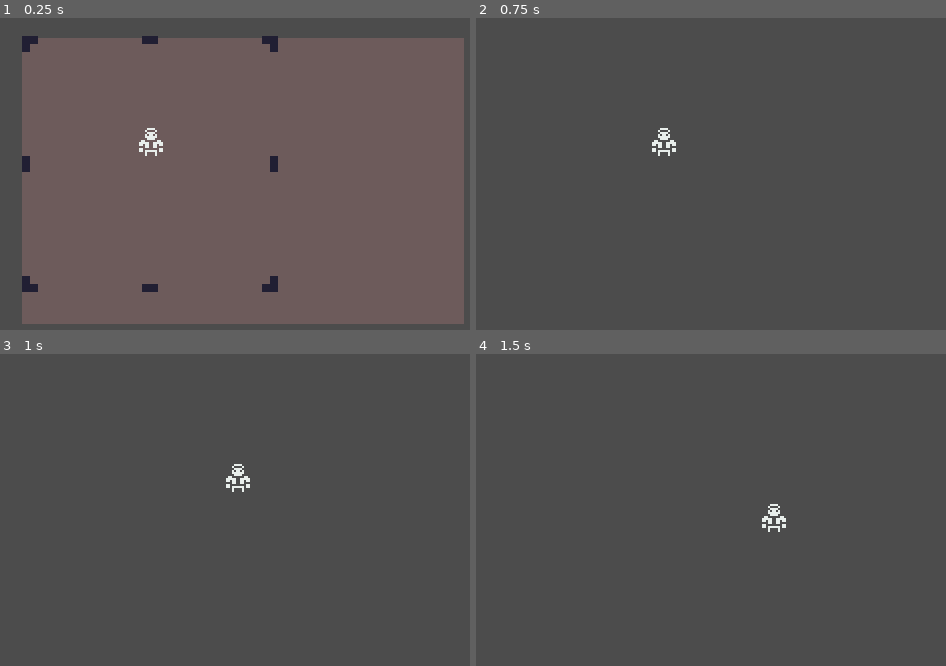
Above: before the commit, frames 1-4 (two rows, left to right).
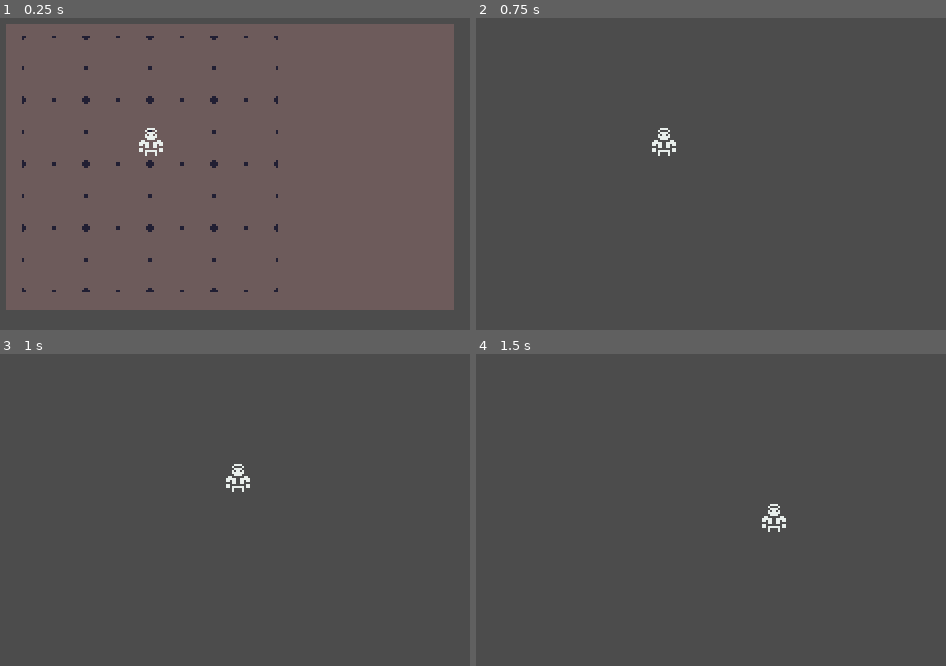
Above: after the commit, the same moments.

Repository: discolingua/godot-inventory-panel
Game: Godot game, scene res://Scenes/GameWorld.tscn
The game is run twice, just before and just after one commit, with the same random seed, the same clock (stepped at 60 frames per second) and the same inputs.
Inputs:
- Up to frame 1 (0.25 s): no input
- Up to frame 2 (0.75 s): tap Enter (ui_accept) at 0.5 s; hold Right (ui_right) from 0.53 s (still down)
- Up to frame 3 (1 s): keep holding Right (ui_right); tap Enter (ui_accept) at 0.77 s
- Up to frame 4 (1.5 s): release Right (ui_right) at 1.28 s; hold Down (ui_down) from 1.28 s (still down)

The runs differ from the first frame. In frame 1, 15% of the frame differs, in the area x 1-99%, y 1-99%; in frame 2, nothing differs; in frame 3, nothing differs; in frame 4, nothing differs.

Commit message:
grid dots fix

Diff:
--- a/Scenes/GUI.tscn
+++ b/Scenes/GUI.tscn
@@ -12,17 +12,22 @@
 }
 
 [node name="crInventoryPanel" type="ColorRect" parent="."]
-anchor_right = 0.995
-anchor_bottom = 0.96
-margin_right = 0.109985
-margin_bottom = -0.0400085
+anchor_left = -0.036
+anchor_top = -0.047
+anchor_right = 0.959
+anchor_bottom = 0.913
+margin_left = -0.00799942
+margin_top = 0.00300026
+margin_right = 3.10199
+margin_bottom = -0.0370026
 color = Color( 0.431373, 0.360784, 0.360784, 1 )
 __meta__ = {
 "_edit_use_anchors_": false
 }
 
-[node name="Sprite" type="Sprite" parent="."]
+[node name="sprGrid" type="Sprite" parent="."]
 position = Vector2( 0, -1.00001 )
-scale = Vector2( 4, 4 )
 texture = ExtResource( 1 )
 centered = false
+region_enabled = true
+region_rect = Rect2( 0, 0, 128, 128 )
Not shown, removed: .mono/metadata/ide_messaging_meta.txt
